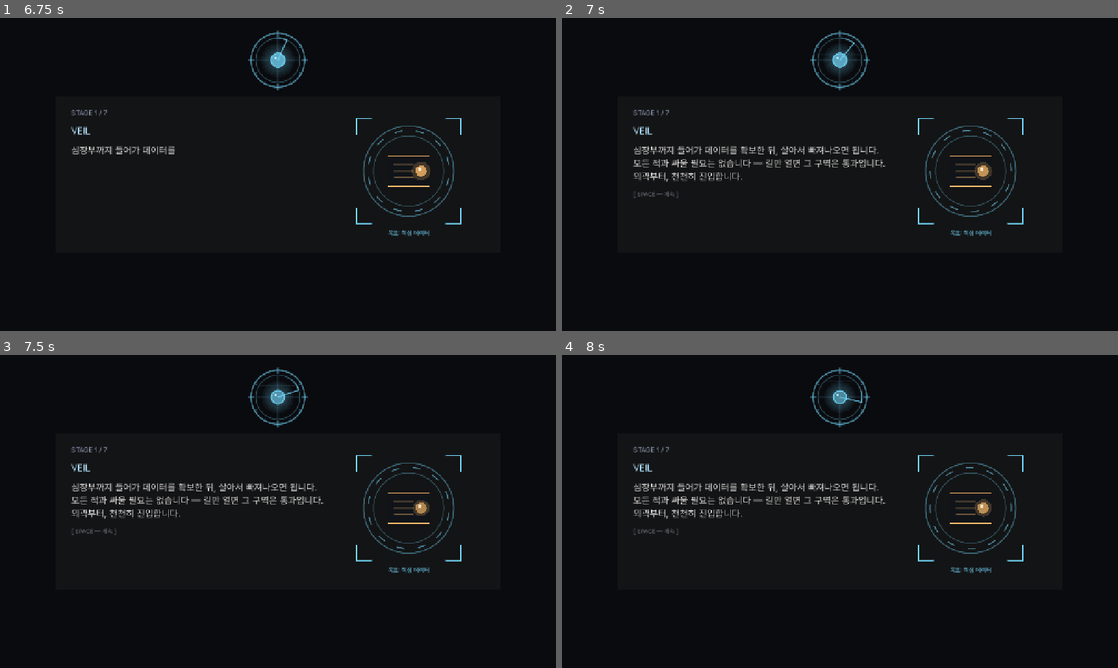
Above: before the commit, frames 1-4 (two rows, left to right).
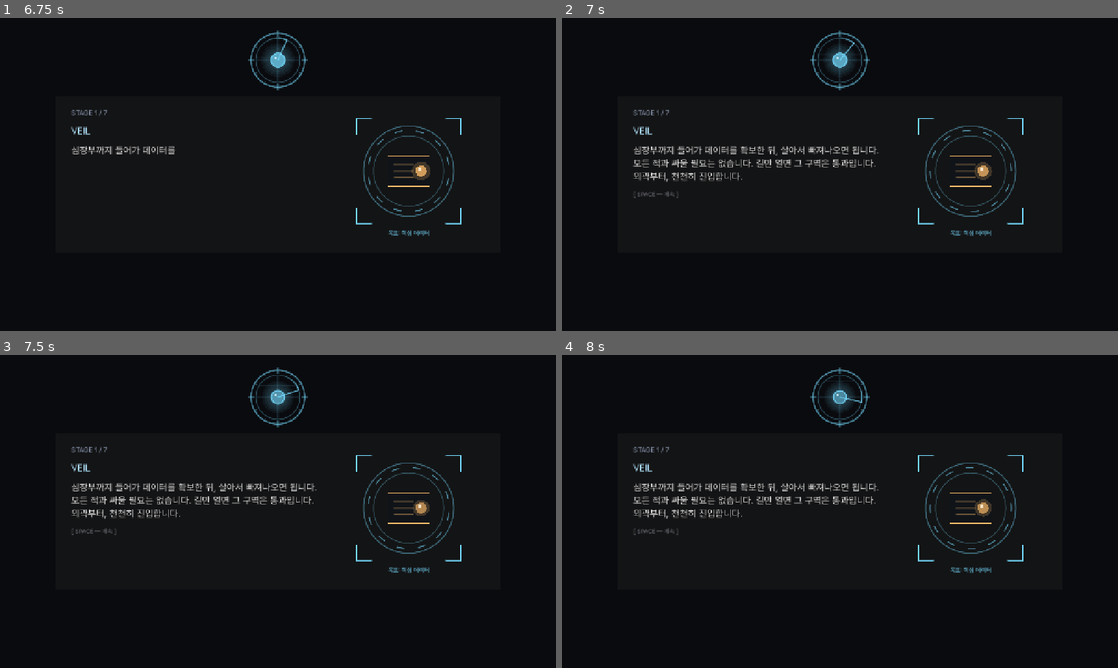
Above: after the commit, the same moments.

Repository: soomin007/EyesOnYou
Game: Godot game, scene res://scenes/main.tscn
The game is run twice, just before and just after one commit, with the same random seed, the same clock (stepped at 60 frames per second) and the same inputs.
Inputs (mouse positions are in pixels of both pictures, inside the frame that each line leads up to):
- Up to frame 1 (6.75 s): click "게임 시작" at 0.5 s; click "일반 모드" at 1.25 s; click "바로 시작" at 2 s; tap Enter (ui_accept) at 2.75 s; move the mouse to (400, 158) at 2.77 s; press the mouse at (400, 158) at 2.78 s; hold D (move_right) 2.78-4.28 s; tap W (jump) at 3.02, 3.77, 5.27, 6.02 s; move the mouse to (166, 190) at 3.52 s; release the mouse at (166, 190) at 3.53 s; tap Shift (dash) at 3.6 s; move the mouse to (333, 105) at 4.27 s; hold A (move_left) 4.28-5.03 s; tap Space at 4.35 s; move the mouse to (250, 237) at 5.02 s; hold D (move_right) 5.03-6.53 s; tap Q at 5.1 s; click (250, 237) at 5.17 s; move the mouse to (444, 221) at 5.77 s; tap E at 5.85 s; move the mouse to (111, 127) at 6.52 s; hold A (move_left) from 6.53 s (still down); tap J at 6.6 s
- Up to frame 2 (7 s): keep holding A (move_left); tap W (jump) at 6.77 s
- Up to frame 3 (7.5 s): move the mouse to (305, 511) at 7.27 s; release A (move_left) at 7.28 s; hold D (move_right) from 7.28 s (still down); tap K at 7.35 s; click (305, 511) at 7.42 s
- Up to frame 4 (8 s): keep holding D (move_right)

Frame 1 is identical in both runs. In frame 2, 0.4% of the frame differs, in the area x 34-59%, y 45-48%; in frame 3, 0.4%; in frame 4, 0.4%.

Commit message:
feat(story): 다회차 엔딩 수집 힌트 + ??? 방 신호 보강, 표시 em dash 제거
- em dash 규칙(사용자, 영속): 표시 텍스트엔 "—" 안 씀. 이번에 추가한 표시 문자열의 "—"를 쉼표/마침표로
  (INTRO_VEIL/INTRO_VEIL_REPLAY 목표줄, rooftops entry_comment). 기존 "—"는 대부분 코드 주석이라 제외
- 엔딩 수집 힌트: get_intro_veil_lines가 다회차+endings_seen 3/4=남은 갈래 암시 / 4/4=완수 인정 화면 추가
- ??? 방 첫 단말기 변형 신호 replaying → (replaying or hidden_visit_count>=1). playthrough_count 미사용 —
  이 방을 처음 찾은 사람은 다회차여도 VEIL-1 핵심 reveal 보존(기준=이 방 본 적, 완주 여부 아님)
- 검증: 엔딩 0/1/3/4 → 2/2/3/3줄 분기 정상, 표시 인트로에 em dash 없음, EXIT 0

Co-Authored-By: Claude Opus 4.8 (1M context) <noreply@anthropic.com>

Diff:
--- a/scripts/RouteData.gd
+++ b/scripts/RouteData.gd
@@ -34,7 +34,7 @@
 		"min_stage": 0, "max_stage": 1,
 		"tags": ["원거리", "노출", "이동"],
 		"veil_comment": "옥상으로 갈래요? 시야는 트이지만 그만큼 노출돼요.",
-		"entry_comment": "옥상이 출구예요. 다 상대하지 않아도 돼요 — 멈추지 말고 빠져요.",
+		"entry_comment": "옥상이 출구예요. 다 상대하지 않아도 돼요. 멈추지 말고 빠져요.",
 		"stage_color": Color(0.10, 0.13, 0.20),
 	},
 	{
--- a/scripts/Stage.gd
+++ b/scripts/Stage.gd
@@ -594,10 +594,11 @@
 # 이후 방문: 추가 풀(VEIL-1 첫 임무 / VEIL-2 마지막 교신 / 익명 클라이언트) 중 1개 랜덤.
 # 같은 풀 안에서도 매 방문마다 다른 게 뜨도록 randi() 기반.
 func _term1_lines_for_visit() -> Array:
-	# 첫 단말기는 항상 VEIL-1(핵심 reveal). 단, 엔딩 후 "다시 플레이하기"로 들어온 회차(replaying)
-	# 에서만 추가 풀로 변형. 기기 영속 visit_count로 가르면 부스에서 새 사람이 VEIL-1을 놓치므로
-	# 명시적 replay 신호를 쓴다(사용자 피드백 2026-06-13).
-	if not GameState.replaying:
+	# 첫 단말기는 핵심 reveal VEIL-1. 이미 본 사람(이 방 방문 이력 hidden_visit_count>=1, 또는 엔딩 후
+	# "다시 플레이하기" replaying)에게만 추가 풀로 변형한다. 웹 개인 플레이 전환으로 hidden_visit_count를
+	# 쓸 수 있게 됨(부스 시절엔 기기≠사람이라 replaying만 썼음). playthrough_count는 쓰지 않는다 —
+	# 다회차여도 이 방을 처음 찾은 사람은 VEIL-1을 봐야 하므로(완주 여부가 아니라 이 방을 본 적이 기준).
+	if not (GameState.replaying or GameState.hidden_visit_count >= 1):
 		return _veil1_lines()
 	var pool: Array = [_alt_veil1_first_mission(), _alt_veil2_final_log(), _alt_anonymous_client()]
 	var idx: int = randi() % pool.size()
--- a/scripts/VeilDialogue.gd
+++ b/scripts/VeilDialogue.gd
@@ -75,7 +75,7 @@
 # (한 화면에 다 넣으면 줄 수가 늘어 우측 MissionVisual 목표 아이콘과 겹침 — 2026-06-23 피드백.) trust 0이라 COLD 고정.
 const INTRO_VEIL: Array[String] = [
 	"...통신 연결됐습니다. 들립니까, 요원?\n이 안은 도면이 없습니다. 보이는 대로 전달하겠습니다.\n멀리는 제가 보겠습니다. 눈앞은 요원이 맡으십시오.",
-	"심장부까지 들어가 데이터를 확보한 뒤, 살아서 빠져나오면 됩니다.\n모든 적과 싸울 필요는 없습니다 — 길만 열면 그 구역은 통과입니다.\n외곽부터, 천천히 진입합니다.",
+	"심장부까지 들어가 데이터를 확보한 뒤, 살아서 빠져나오면 됩니다.\n모든 적과 싸울 필요는 없습니다. 길만 열면 그 구역은 통과입니다.\n외곽부터, 천천히 진입합니다.",
 ]
 
 # --- 다회차(완주 1회 이상, playthrough_count>=1) 변형 — 오프닝이 1회차와 달라진다. ---
@@ -84,8 +84,8 @@
 # 화면당 3줄 유지(우측 MissionVisual 겹침 회피). 어미는 1회차와 같은 격식체.
 const INTRO_SYSTEM_REPLAY: String = "침투 작전 — 보안 시설 SILO-7\n최종 목표: 시설 심장부 도달 → 데이터 회수 → 탈출\n이전 작전 기록: 덮어쓰기됨 (잔여 흔적 검출)\n현장 지원 AI: VEIL.\n작전명: PALIMPSEST"
 const INTRO_VEIL_REPLAY: Array[String] = [
-	"...통신 연결됐습니다. 들립니까, 요원?\n기록상 우리는 처음입니다. 그런데 — 이상하네요.\n이 목소리도, 이 침묵도, 어쩐지 낯익습니다.",
-	"심장부까지 들어가 데이터를 확보한 뒤, 살아서 빠져나오면 됩니다.\n모든 적과 싸울 필요는 없습니다 — 길만 열면 그 구역은 통과입니다.\n이번엔 다른 길이 보일지도 모르겠습니다. 외곽부터, 천천히.",
+	"...통신 연결됐습니다. 들립니까, 요원?\n기록상 우리는 처음입니다. 그런데, 이상하네요.\n이 목소리도, 이 침묵도, 어쩐지 낯익습니다.",
+	"심장부까지 들어가 데이터를 확보한 뒤, 살아서 빠져나오면 됩니다.\n모든 적과 싸울 필요는 없습니다. 길만 열면 그 구역은 통과입니다.\n이번엔 다른 길이 보일지도 모르겠습니다. 외곽부터, 천천히.",
 ]
 
 # 레벨업 fallback — 특정 추천(★)이 없을 때. 그래서 카드에 ★가 안 붙으니, 멘트도 "딱 집어줄 게
@@ -160,15 +160,24 @@
 	return []
 
 static func get_intro_system_text() -> String:
-	# 완주 1회 이상이면 다회차 변형(웹 개인 플레이 — 닫았다 와도 영속 신호). replaying(즉시 리플레이)도 포함.
+	# 완주 1회 이상이면 다회차 변형(웹 개인 플레이라 닫았다 와도 영속). replaying(즉시 리플레이)도 포함.
 	if GameState.playthrough_count >= 1 or GameState.replaying:
 		return INTRO_SYSTEM_REPLAY
 	return INTRO_SYSTEM
 
 static func get_intro_veil_lines() -> Array[String]:
-	if GameState.playthrough_count >= 1 or GameState.replaying:
-		return INTRO_VEIL_REPLAY
-	return INTRO_VEIL
+	if not (GameState.playthrough_count >= 1 or GameState.replaying):
+		return INTRO_VEIL
+	# 다회차일 때 기본 변형에 엔딩 수집 비트를 덧붙인다. 4개(A/B/C/D) 다 봤으면 완수 인정, 3개면 남은 갈래 암시.
+	var out: Array[String] = []
+	for s in INTRO_VEIL_REPLAY:
+		out.append(s)
+	var seen: int = GameState.endings_seen.size()
+	if seen >= 4:
+		out.append("결말은 다 보셨습니다. 그런데도 또 오셨군요.\n...어쩌면 끝이 중요한 게 아니었는지도 모릅니다.")
+	elif seen == 3:
+		out.append("아직 닿지 않은 결말이 하나 남았습니다.\n어떤 선택은 끝까지 가본 뒤에야 보입니다.")
+	return out
 
 static func get_levelup_advice(player_skills: Dictionary, route_tags: Array, route_id: String = "") -> Dictionary:
 	# 멘트 + 추천 family + (있으면) 콕 집은 skill_id를 반환 → LevelUpOverlay가 일치 카드에 ★.
Not shown, changed: docs/design/backlog.md
Not shown, changed: session_logs/2026-06-23.md
